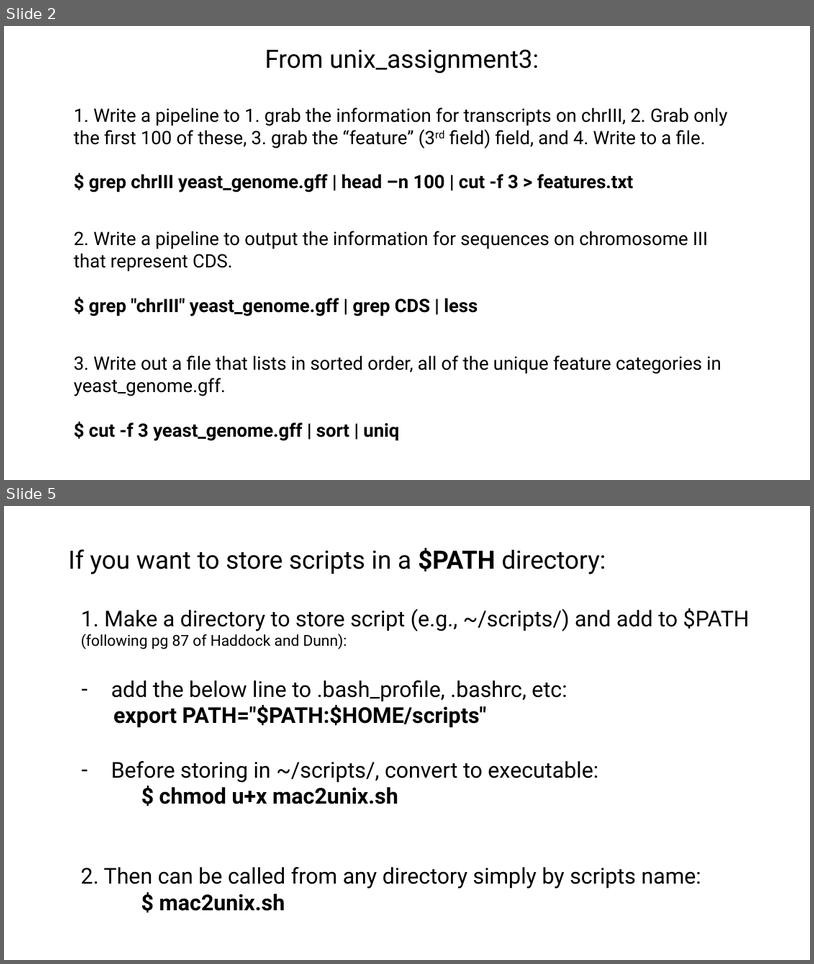
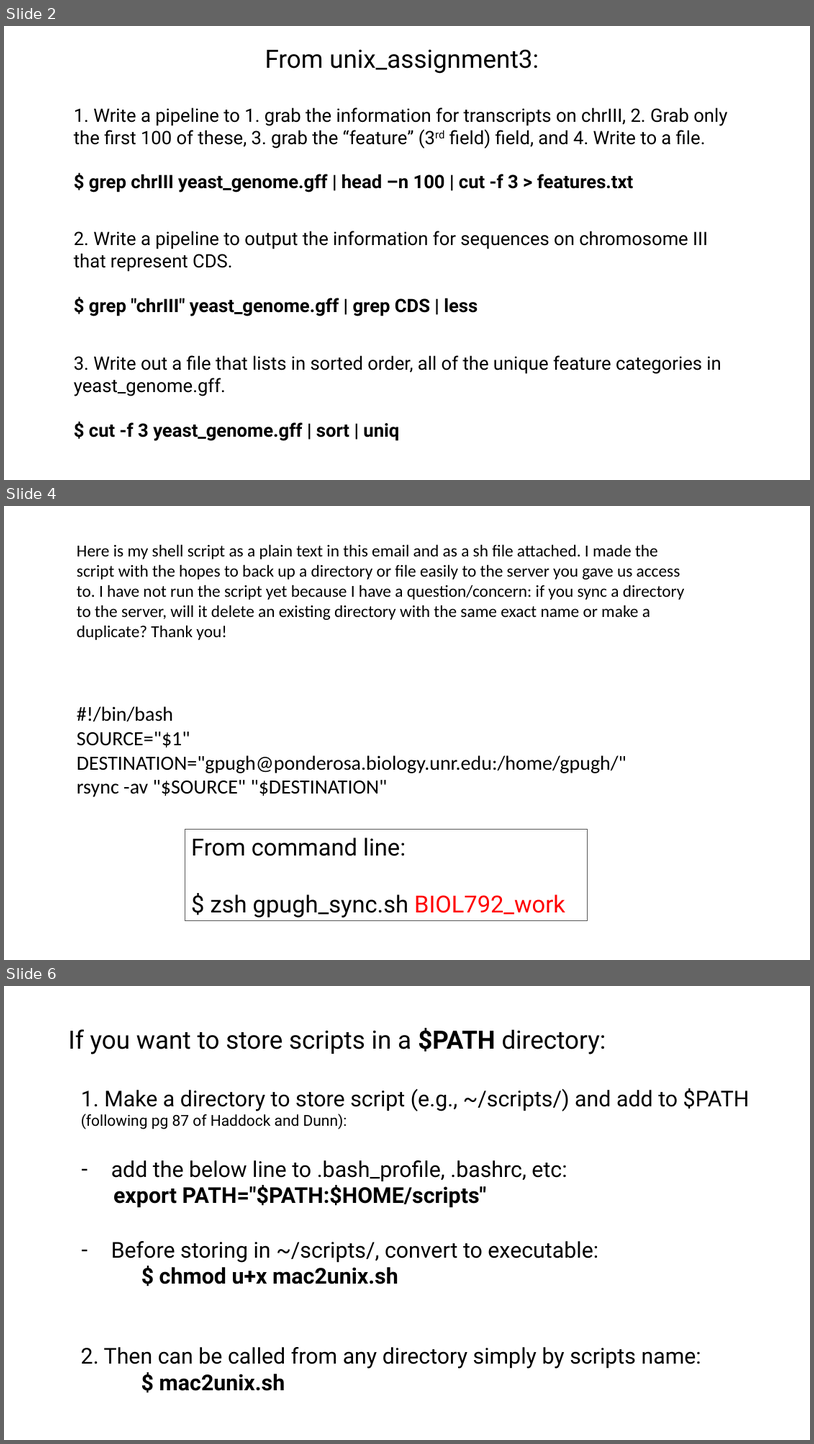
Before and after one commit to tparchman/F25_BIOL792, a slide deck: week4_unixIV/week4.pptx. Shown one above the other, each under a label of ours: slides 2 and 5 before the commit, slides 2, 4 and 6 after it; the slides between them are not shown. The pictures are 814x964 and 814x1444 pixels, drawn with LibreOffice and Linux fonts; fonts in the diff are those of the drawing. Boxes give left, top, right and bottom in pixels: in the first picture for what was removed or moved away, otherwise in the second. Text is boxed around its words. In the diff, an @@ line names an element or a change of style, - is before the commit and + after.

```diff
--- a/week4_unixIV/week4.pptx
+++ b/week4_unixIV/week4.pptx
@@ slide 4 added at box(4, 506, 810, 960), background #FFFFFF @@
@@ text added at box(77, 544, 685, 797), 20 pt, text #000000 @@
+Here is my shell script as a plain text in this email and as a sh file attached. I made the script with the hopes to back up a directory or file easily to the server you gave us access to. I have not run the script yet because I have a question/concern: if you sync a directory to the server, will it delete an existing directory with the same exact name or make a duplicate? Thank you!
+#!/bin/bash
+SOURCE="$1"
+DESTINATION="gpugh@ponderosa.biology.unr.edu:/home/gpugh/"
+rsync -av "$SOURCE" "$DESTINATION"
@@ rectangle added at box(185, 829, 588, 921), outline #595959 0.75 pt, 28 pt, text #000000 @@
+From command line:
+$ zsh gpugh_sync.sh BIOL792_work
@@ what was slide 5 is now slide 6 @@
```
Also in this commit, not shown: 8 slides changed, 3 slides removed, 5 other files.
